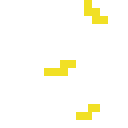
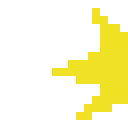
Revision of a layered 128px x 128px image; what changed, layer by layer:
hid "레이어 7" over (44, 0, 108, 112)
showed "레이어 6" over (60, 8, 128, 112)
